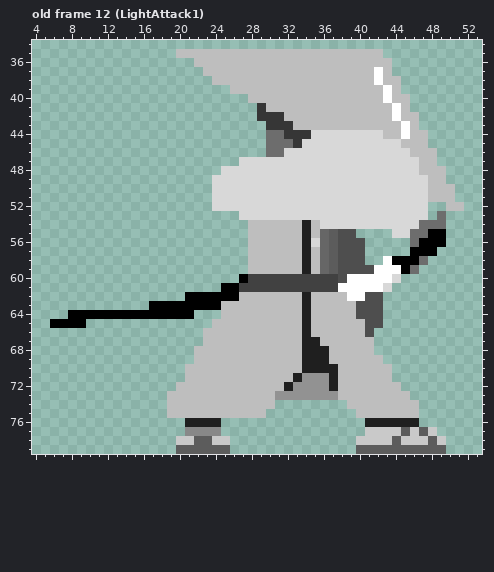
One commit to this pixel-art file: Assets/Sprites/Samurai.aseprite. Above is the file before it was changed.
90x80 pixels, 26 frames. Colours within 5 levels of each other are drawn and written as one. Shown: old frame 12 (LightAttack1): x 4..53, y 34..79. The commit also changed other frames, which this record leaves out.
The same view after the edit:
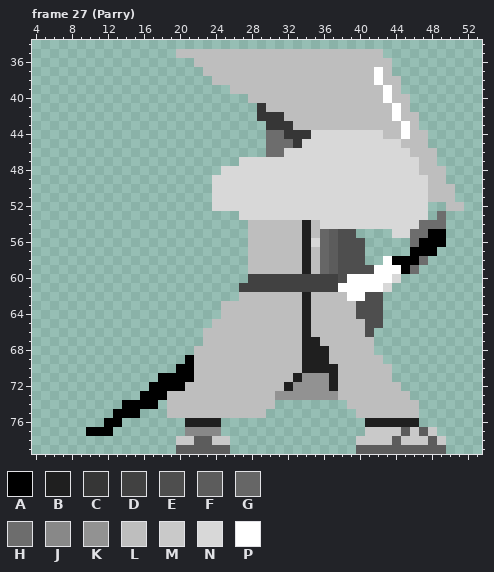
Palette (. is transparent): A #000000  B #1f1f1f  C #363636  D #414141  E #4e4e4e  F #5c5c5c  G #666666  H #6d6d6d  J #888888  K #929292  L #bebebe  M #c9c9c9  N #d8d8d8  P #ffffff
A new or re-ordered frame is compared with the old frame closest to it.
Edits made:
frames 26 -> 29
Changed rows in their new state; - is an unchanged pixel.
Frame 27 (Parry) is new; against old frame 12 (LightAttack1), layer "Sword":
first column x 6:
60 ---------------------.
61 -------------------..-
62 ---------------......-
63 -----------........---
64 --..............------
65 ....------------------
first column x 10:
69 -----------A
70 ----------AA
71 --------AAAA
72 -------AAAA-
73 ------AAA---
74 ----AAAA----
75 ---AAA------
76 --AA--------
77 AAA---------
